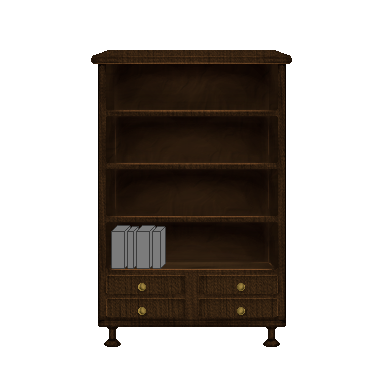
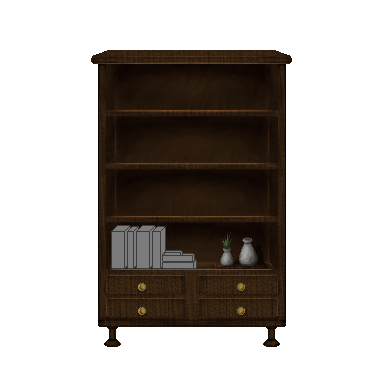
Comparing the layer stacks of the two 384px x 384px images. Changes:
added group "Shelf1_Vases" with 5 layers above "Layer 14" over [219, 229, 265, 268]
added layer "Layer 8 copy" in group "Shelf1_Vases" over [237, 237, 258, 266]
added layer "Layer 8" in group "Shelf1_Vases" over [220, 246, 234, 266]
added layer "Layer 11" in group "Shelf1_Vases" over [219, 229, 235, 266]
added layer "Layer 12" (multiply, 78%) in group "Shelf1_Vases" over [219, 242, 265, 268]
added layer "Layer 14" (multiply) above "Layer 7 copy" over [209, 251, 269, 270]
added layer "Layer 7 copy" above "Layer 7" over [214, 263, 266, 268]
added layer "Layer 7" (multiply, 70%) above "Layer 6" over [209, 260, 274, 270]
added layer "Layer 6" above "Layer 5 copy" over [164, 250, 183, 256]
added layer "Layer 5 copy" above "Layer 5" over [162, 253, 195, 262]
added layer "Layer 5" above "Layer 4" over [162, 259, 197, 269]
